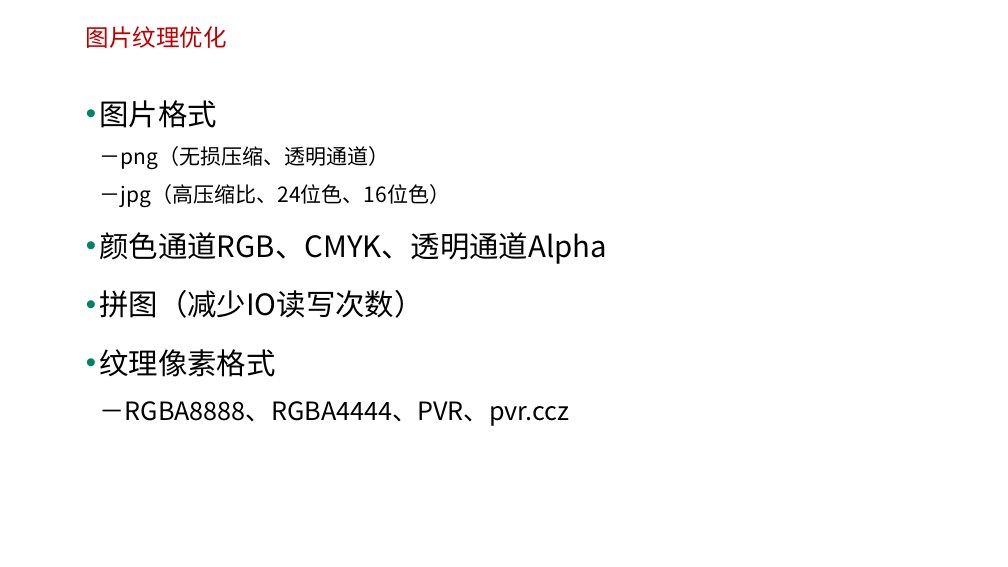
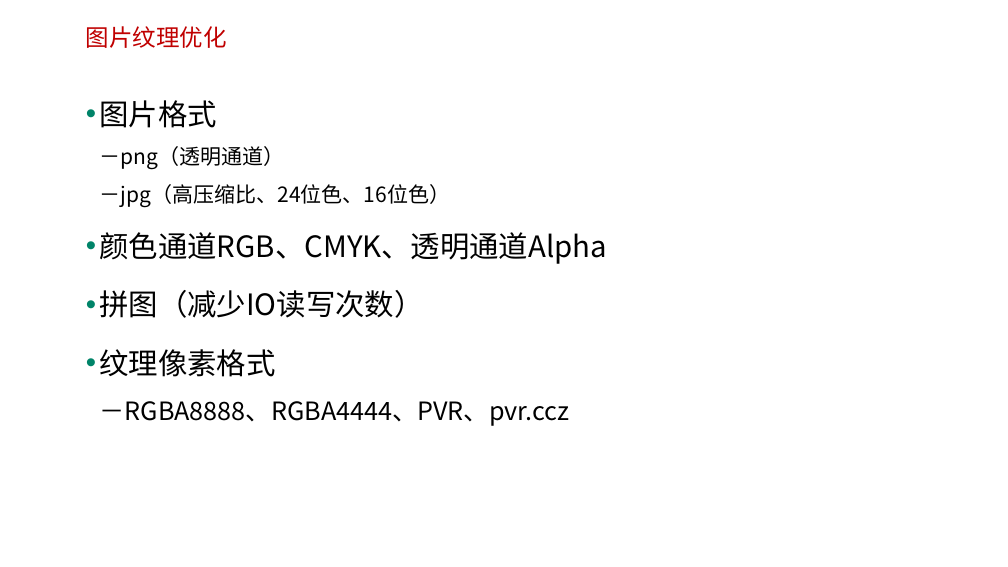
Before and after one commit to edu2act/course-H5-Animation-and-Game-Development, a slide deck: slide 5 of 课程PPT/（15）性能优化与发布.ppt. Drawn at 1008x567 pixels with LibreOffice and Linux fonts; fonts in the diff are those of the drawing; background and template pictures are left out. Boxes give left, top, right and bottom in pixels: in the first picture for what was removed or moved away, otherwise in the second. Text is boxed around its words. In the diff, an @@ line names an element or a change of style, - is before the commit and + after.

```diff
--- a/课程PPT/（15）性能优化与发布.ppt
+++ b/课程PPT/（15）性能优化与发布.ppt
@@ text at box(100, 100, 451, 207): text changed @@
-• 图片格式
-  －png（无损压缩、透明通道）
-  －jpg（高压缩比、24位色、16位色）
+• 图片格式
+  －png（透明通道）
+  －jpg（高压缩比、24位色、16位色）
```
Also in this commit, not shown: 4 other files.
